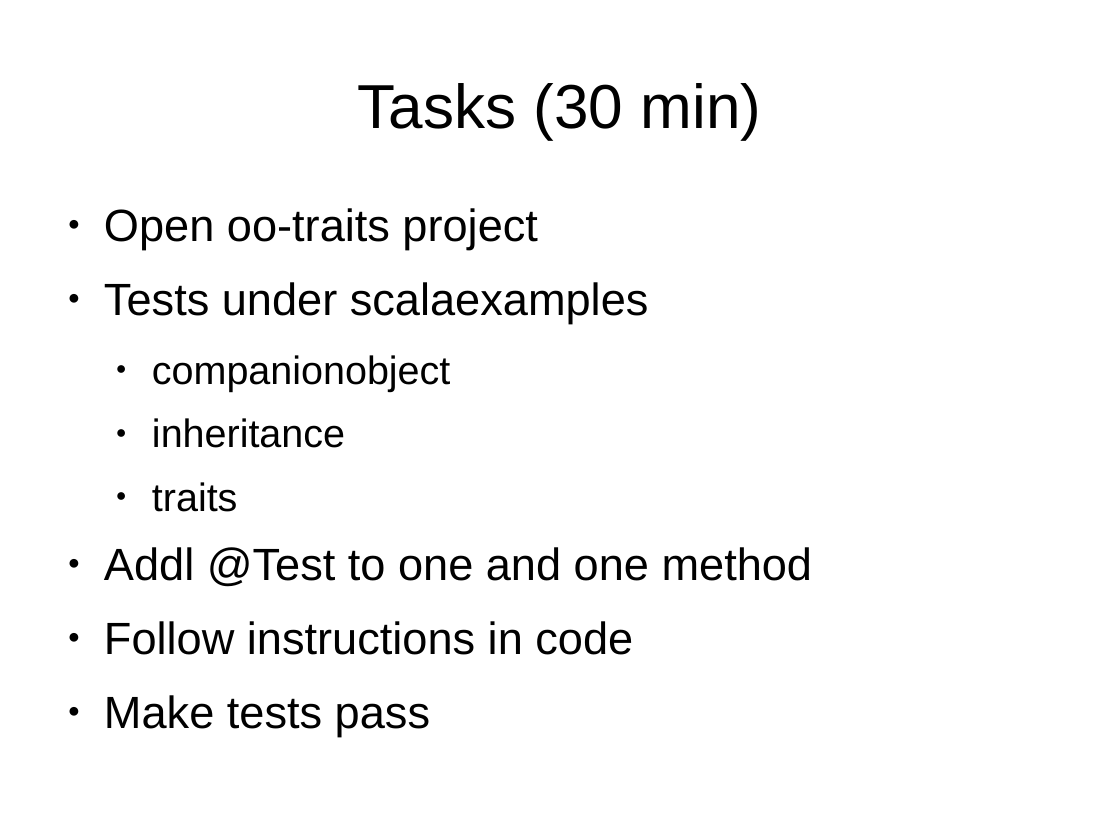
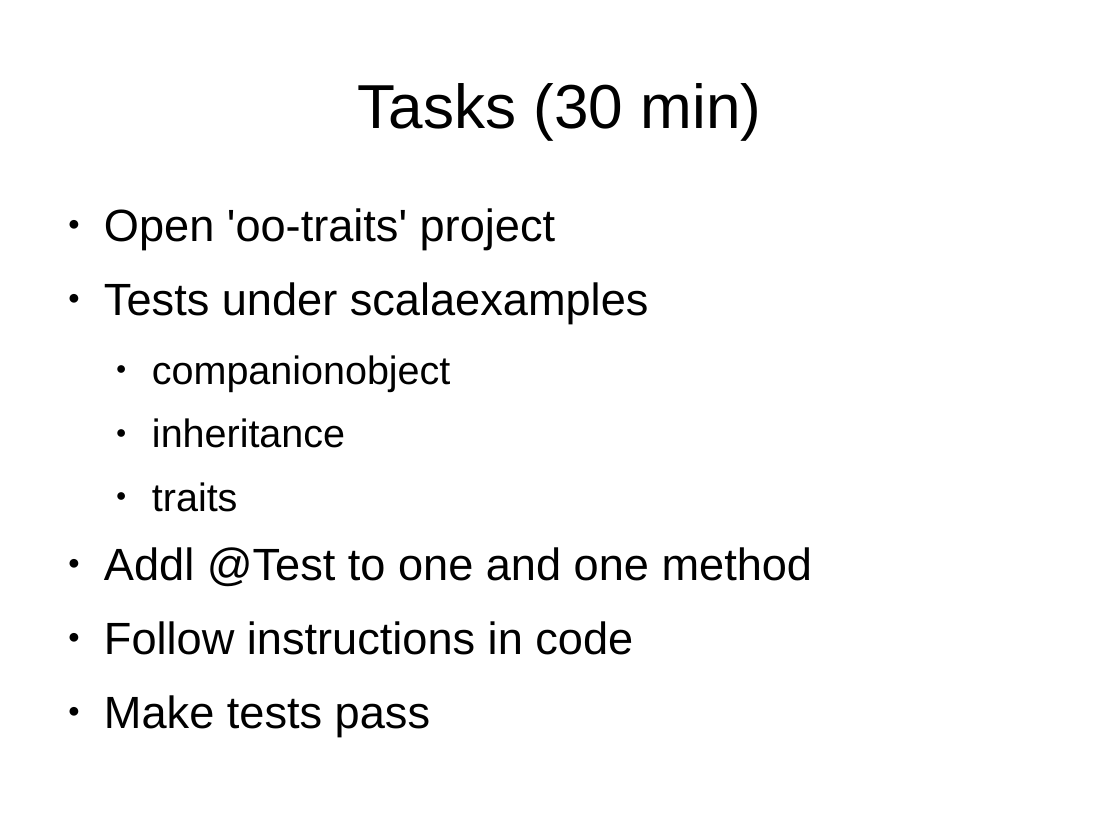
Before and after one commit to javaBin/scala-training-slides, a slide deck: slide 17 of 1.6 - OO-traits.odp. Drawn at 1120x840 pixels with LibreOffice and Linux fonts; fonts in the diff are those of the drawing; background and template pictures are left out. Boxes give left, top, right and bottom in pixels: in the first picture for what was removed or moved away, otherwise in the second. Text is boxed around its words. In the diff, an @@ line names an element or a change of style, - is before the commit and + after.

```diff
--- a/1.6 - OO-traits.odp
+++ b/1.6 - OO-traits.odp
@@ text at [104, 208, 555, 250]: text changed @@
-● Open oo-traits project
+● Open 'oo-traits' project
```
Also in this commit, not shown: 2 other slides changed, 9 other files.
